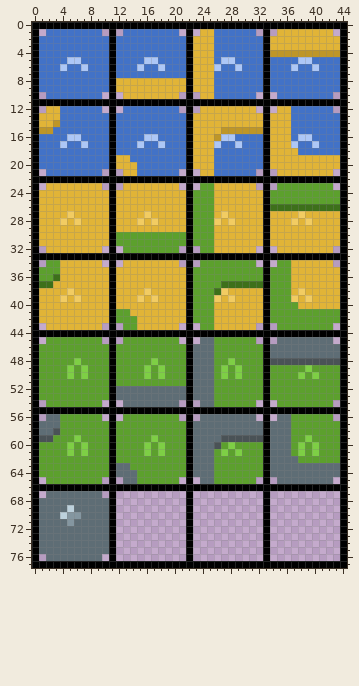
Two versions of one pixel-art file, Texture Files/map-texture-v2-with-edges.aseprite. This is how it looked before the edit.
45x78 pixels, 1 frame.
New version:
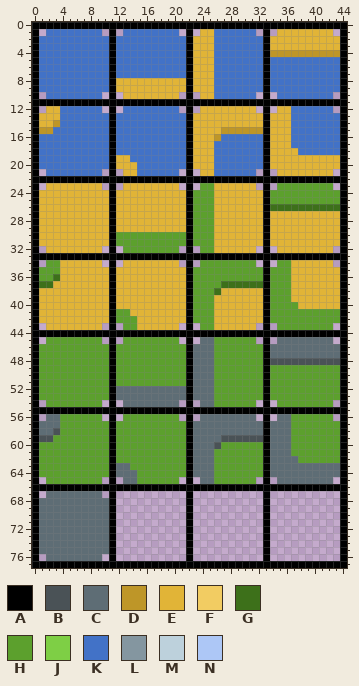
Palette (. is transparent): A #000000  B #4a5256  C #5e6d75  D #be9628  E #e1b437  F #f2cc62  G #3d701a  H #5ca02d  J #7ecf45  K #4272c7  L #8496a0  M #bdd1dc  N #adc7f6
Edits made:
{"y":5,"x":5,"old":"NN","new":"KK"}
{"y":5,"x":16,"old":"NN","new":"KK"}
{"y":5,"x":27,"old":"NN","new":"KK"}
{"y":5,"x":38,"old":"NN","new":"KK"}
{"y":6,"x":4,"old":"N","new":"K"}
{"y":6,"x":7,"old":"N","new":"K"}
{"y":6,"x":15,"old":"N","new":"K"}
{"y":6,"x":18,"old":"N","new":"K"}
{"y":6,"x":26,"old":"N","new":"K"}
{"y":6,"x":29,"old":"N","new":"K"}
{"y":6,"x":37,"old":"N","new":"K"}
{"y":6,"x":40,"old":"N","new":"K"}
{"y":16,"x":5,"old":"NN","new":"KK"}
{"y":16,"x":16,"old":"NN","new":"KK"}
{"y":16,"x":27,"old":"NN","new":"KK"}
{"y":16,"x":38,"old":"NN","new":"KK"}
{"y":17,"x":4,"old":"N","new":"K"}
{"y":17,"x":7,"old":"N","new":"K"}
{"y":17,"x":15,"old":"N","new":"K"}
{"y":17,"x":18,"old":"N","new":"K"}
{"y":17,"x":26,"old":"N","new":"K"}
{"y":17,"x":29,"old":"N","new":"K"}
{"y":17,"x":37,"old":"N","new":"K"}
{"y":17,"x":40,"old":"N","new":"K"}
{"y":27,"x":5,"old":"F","new":"E"}
{"y":27,"x":16,"old":"F","new":"E"}
{"y":27,"x":27,"old":"F","new":"E"}
{"y":27,"x":38,"old":"F","new":"E"}
{"y":28,"x":4,"old":"F","new":"E"}
{"y":28,"x":6,"old":"F","new":"E"}
{"y":28,"x":15,"old":"F","new":"E"}
{"y":28,"x":17,"old":"F","new":"E"}
{"y":28,"x":26,"old":"F","new":"E"}
{"y":28,"x":28,"old":"F","new":"E"}
{"y":28,"x":37,"old":"F","new":"E"}
{"y":28,"x":39,"old":"F","new":"E"}
{"y":38,"x":5,"old":"F","new":"E"}
{"y":38,"x":16,"old":"F","new":"E"}
{"y":38,"x":27,"old":"F","new":"E"}
{"y":38,"x":38,"old":"F","new":"E"}
{"y":39,"x":4,"old":"F","new":"E"}
{"y":39,"x":6,"old":"F","new":"E"}
{"y":39,"x":15,"old":"F","new":"E"}
{"y":39,"x":17,"old":"F","new":"E"}
{"y":39,"x":26,"old":"F","new":"E"}
{"y":39,"x":28,"old":"F","new":"E"}
{"y":39,"x":37,"old":"F","new":"E"}
{"y":39,"x":39,"old":"F","new":"E"}
{"y":48,"x":6,"old":"J","new":"H"}
{"y":48,"x":17,"old":"J","new":"H"}
{"y":48,"x":28,"old":"J","new":"H"}
{"y":49,"x":5,"old":"J","new":"H"}
{"y":49,"x":7,"old":"J","new":"H"}
{"y":49,"x":16,"old":"J","new":"H"}
{"y":49,"x":18,"old":"J","new":"H"}
{"y":49,"x":27,"old":"J","new":"H"}
{"y":49,"x":29,"old":"J","new":"H"}
{"y":49,"x":39,"old":"J","new":"H"}
{"y":50,"x":5,"old":"J","new":"H"}
{"y":50,"x":7,"old":"J","new":"H"}
{"y":50,"x":16,"old":"J","new":"H"}
{"y":50,"x":18,"old":"J","new":"H"}
{"y":50,"x":27,"old":"J","new":"H"}
{"y":50,"x":29,"old":"J","new":"H"}
{"y":50,"x":38,"old":"J","new":"H"}
{"y":50,"x":40,"old":"J","new":"H"}
{"y":59,"x":6,"old":"J","new":"H"}
{"y":59,"x":17,"old":"J","new":"H"}
{"y":59,"x":39,"old":"J","new":"H"}
{"y":60,"x":5,"old":"J","new":"H"}
{"y":60,"x":7,"old":"J","new":"H"}
{"y":60,"x":16,"old":"J","new":"H"}
{"y":60,"x":18,"old":"J","new":"H"}
{"y":60,"x":28,"old":"J","new":"H"}
{"y":60,"x":38,"old":"J","new":"H"}
{"y":60,"x":40,"old":"J","new":"H"}
{"y":61,"x":5,"old":"J","new":"H"}
{"y":61,"x":7,"old":"J","new":"H"}
{"y":61,"x":16,"old":"J","new":"H"}
{"y":61,"x":18,"old":"J","new":"H"}
{"y":61,"x":27,"old":"J","new":"H"}
{"y":61,"x":29,"old":"J","new":"H"}
{"y":61,"x":38,"old":"J","new":"H"}
{"y":61,"x":40,"old":"J","new":"H"}
{"y":69,"x":5,"old":"M","new":"C"}
{"y":70,"x":4,"old":"MLL","new":"CCC"}
{"y":71,"x":5,"old":"L","new":"C"}
